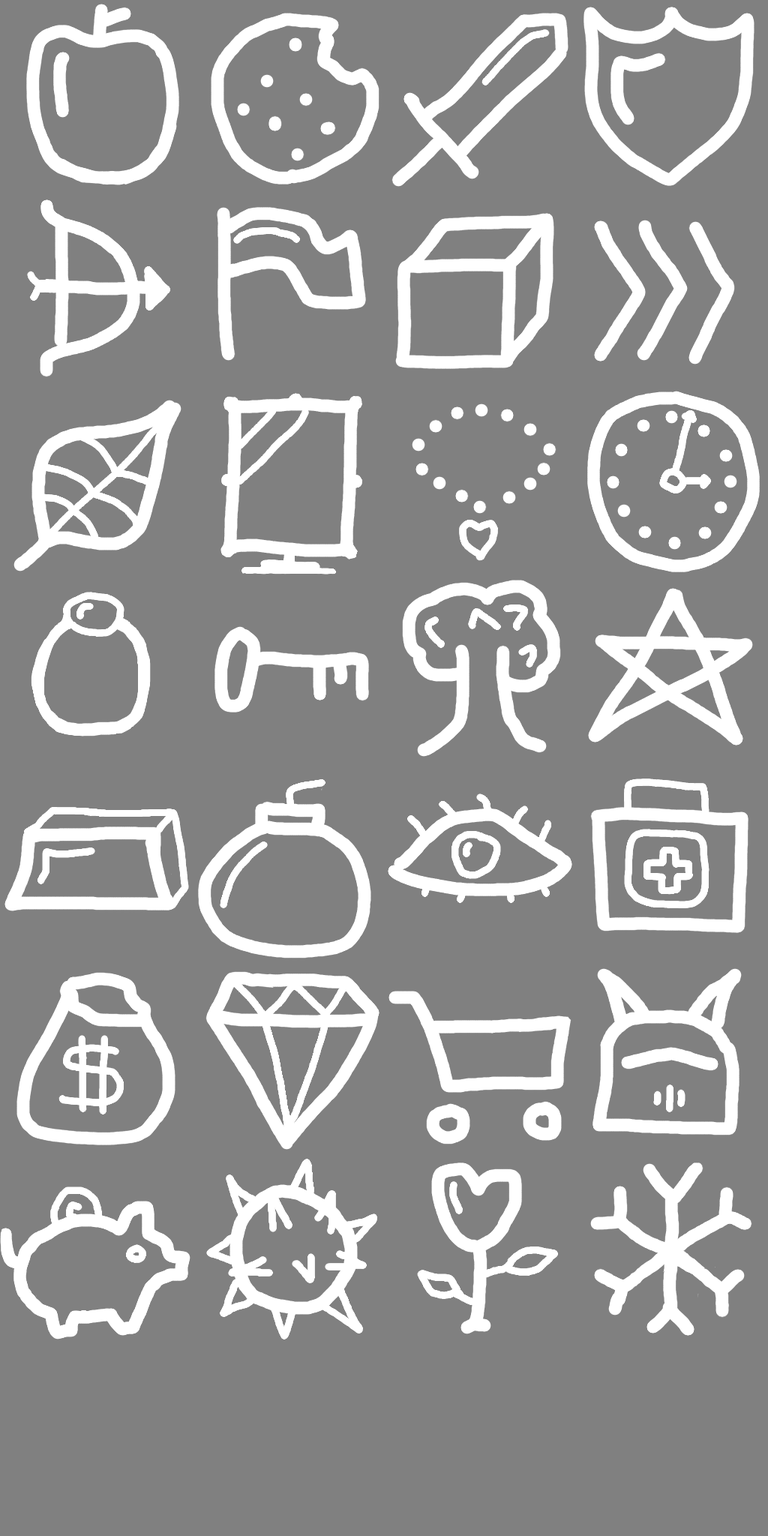
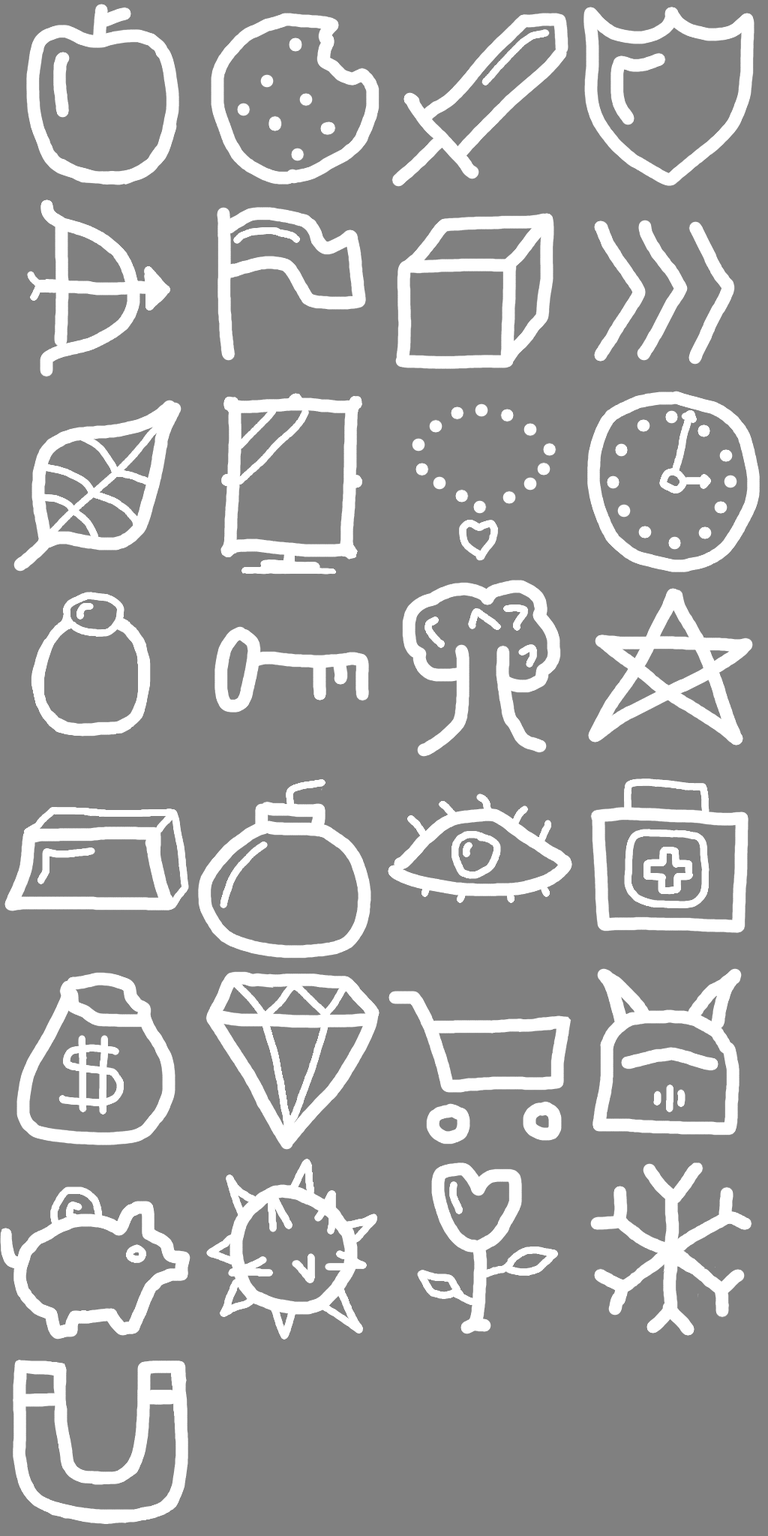
Two versions of the same layered image (768×1536). Layer-by-layer changes:
painted on "Background" over [12, 1359, 189, 1524]
